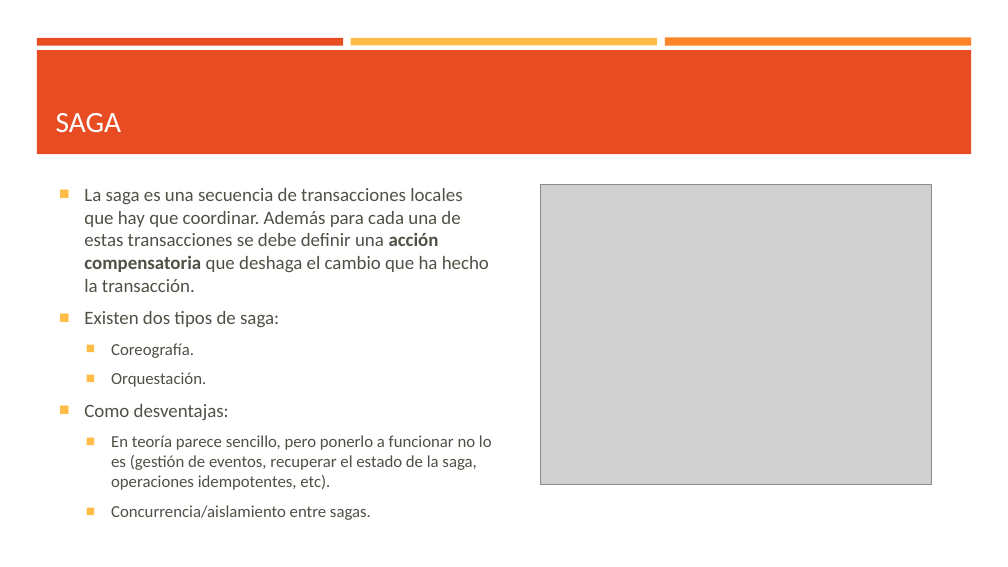
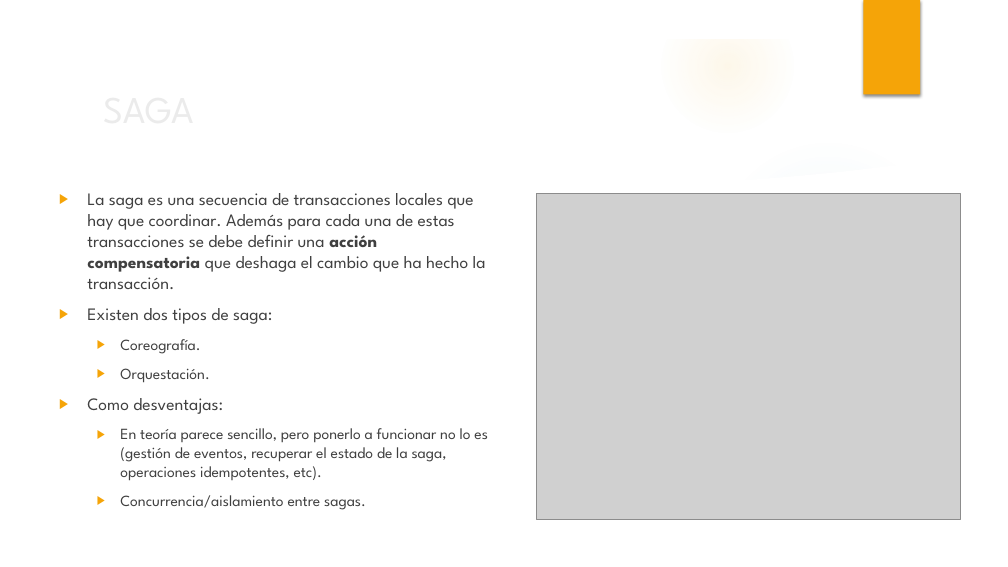
Before and after one commit to hernxntk/evensourcing-demo, a slide deck: slide 7 of Presentación1.pptx. Drawn at 1008x567 pixels with LibreOffice and Linux fonts; fonts in the diff are those of the drawing; grey boxes stand for pictures; background and template pictures are left out. Boxes give left, top, right and bottom in pixels: in the first picture for what was removed or moved away, otherwise in the second. Text is boxed around its words. In the diff, an @@ line names an element or a change of style, - is before the commit and + after.

```diff
--- a/Presentación1.pptx
+++ b/Presentación1.pptx
@@ group added at box(0, 0, 1008, 567): 6 ellipses, 3 freeform shapes @@
@@ rectangle added at box(864, 0, 920, 95), fill #F5A408 @@
@@ rectangle removed at box(37, 38, 343, 45) @@
@@ rectangle removed at box(37, 50, 972, 154) @@
@@ rectangle removed at box(351, 38, 657, 45) @@
@@ rectangle removed at box(665, 38, 971, 46) @@
@@ title "SAGA": place and size @@
-title "SAGA" at box(56, 113, 122, 132)
+title "SAGA" at box(95, 79, 820, 139)
@@ title "SAGA" at box(95, 79, 820, 139): size 28 to 36 pt, font Calibri to League Spartan, text colour #FFFFFF to #EBEBEB; vertical alignment bottom to middle @@
@@ text "La saga es una secuencia ..." at box(87, 193, 488, 510): size 18 to 16.6 pt in "La saga es una secuencia de transacciones ...", "Existen dos tipos de saga:", "Como desventajas:"; font Calibri to League Spartan, text colour #505046 to #404040; size 16 to 14.8 pt in "Coreografía.", "Orquestación.", "En teoría parece sencillo, pero ponerlo a ...", "Concurrencia/aislamiento entre sagas."; bullet ■ to ▶; bullet colour #FFBD47 to #F5A408; vertical alignment middle to top @@
@@ picture: place and size @@
-picture at box(541, 185, 932, 485)
+picture at box(536, 194, 960, 520)
```
Also in this commit, not shown: 7 other slides changed, 3 slides added, 1 slide removed, 6 other files.
